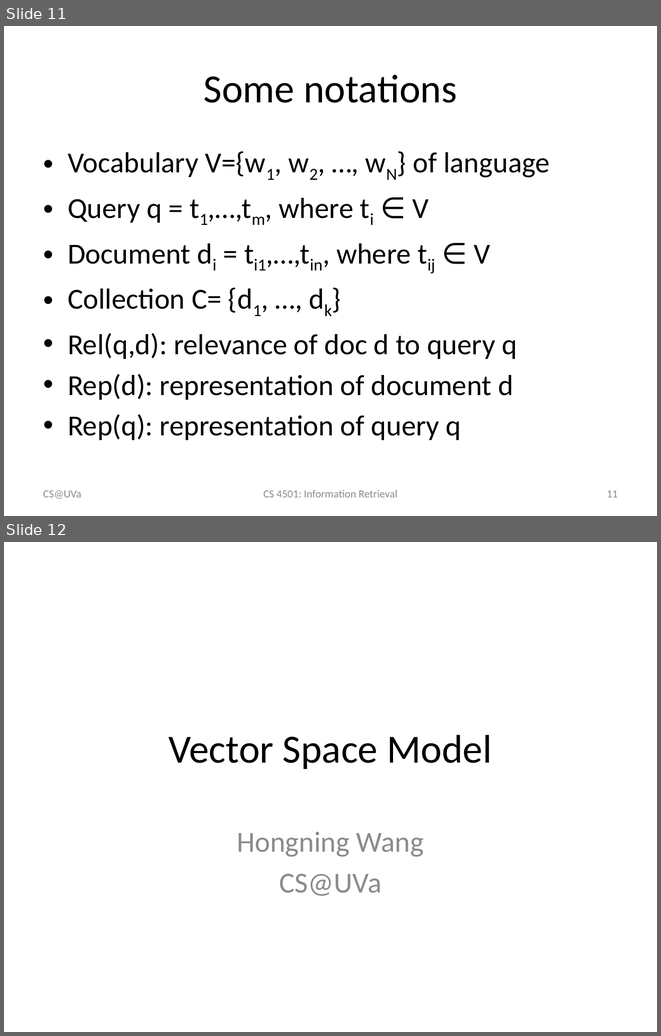
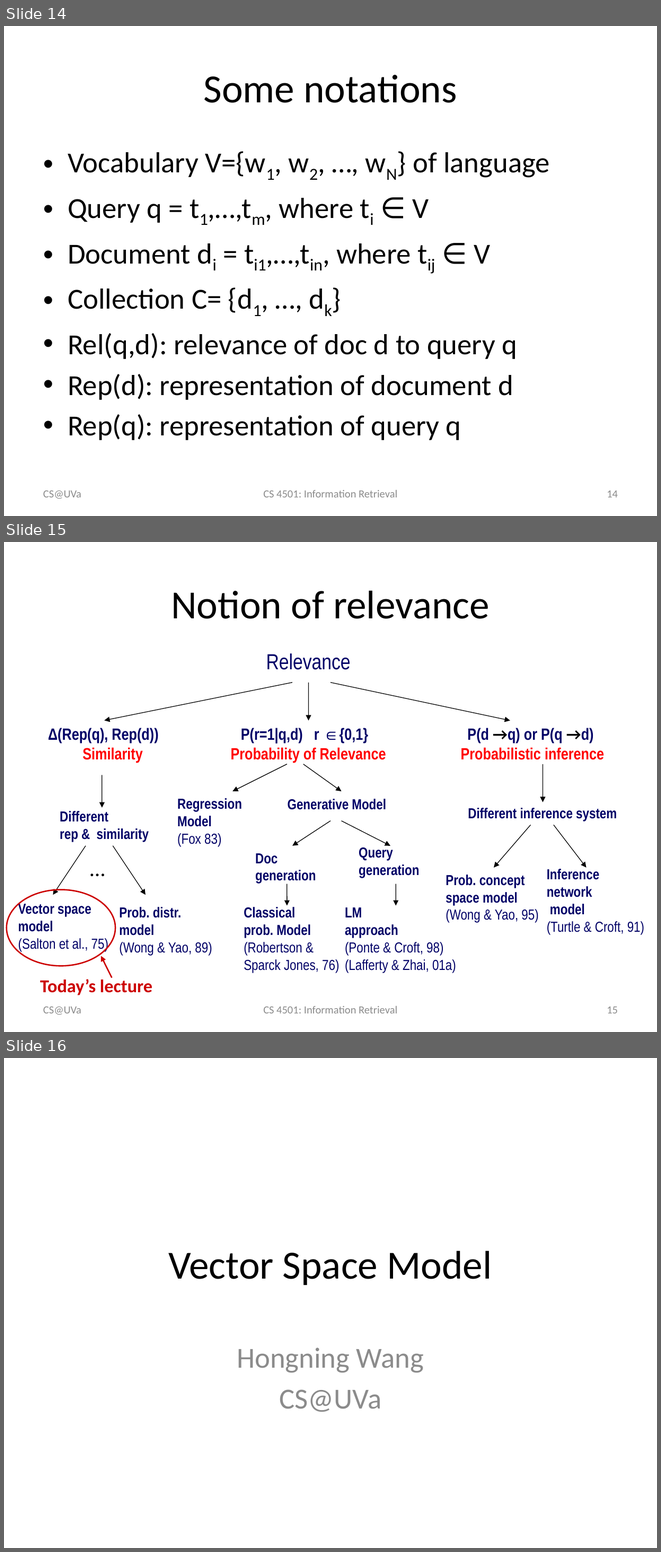
Before and after one commit to wang296/IR2015, a slide deck: docs/Boolean&VS model.pptx. Shown one above the other, each under a label of ours: slides 11 and 12 before the commit, slides 14, 15 and 16 after it. The pictures are 661x1036 and 661x1552 pixels, drawn with LibreOffice and Linux fonts; fonts in the diff are those of the drawing. Boxes give left, top, right and bottom in pixels: in the first picture for what was removed or moved away, otherwise in the second. Text is boxed around its words. In the diff, an @@ line names an element or a change of style, - is before the commit and + after.

```diff
--- a/docs/Boolean&VS model.pptx
+++ b/docs/Boolean&VS model.pptx
@@ slide 15 added at <box>4,542,657,1032</box>, background #FFFFFF @@
@@ title added at <box>171,590,489,619</box>, 44 pt, text #000000 @@
+Notion of relevance
@@ group added at <box>48,653,604,762</box>: 4 texts, 3 arrows @@
+Relevance
+Δ(Rep(q), Rep(d))
+Similarity
+P(r=1|q,d) r ∈{0,1}
+Probability of Relevance
+P(d →q) or P(q →d)
+Probabilistic inference
@@ group added at <box>177,764,386,846</box>: 2 texts, 2 arrows @@
+Generative Model
+Regression
+Model
+(Fox 83)
@@ group added at <box>255,821,419,883</box>: 2 texts, 2 arrows @@
+Doc
+generation
+Query
+generation
@@ group added at <box>445,764,644,934</box>: 3 texts, 3 arrows @@
+Prob. concept
+space model
+(Wong & Yao, 95)
+Different inference system
+Inference
+network
+model
+(Turtle & Croft, 91)
@@ group added at <box>18,775,212,955</box>: 4 texts, 3 arrows @@
+Different
+rep & similarity
+Vector space
+model
+(Salton et al., 75)
+Prob. distr.
+model
+(Wong & Yao, 89)
+…
@@ ellipse added at <box>7,889,116,966</box>, outline #CC0000 1.5 pt @@
@@ arrow added from (286, 883) to (286, 906), #000000 0.75 pt @@
@@ arrow added from (396, 883) to (396, 906), #000000 0.75 pt @@
@@ text added at <box>244,907,339,972</box>, 16 pt, text #000066 @@
+Classical
+prob. Model
+(Robertson &
+Sparck Jones, 76)
@@ text added at <box>345,907,456,972</box>, 16 pt, text #000066 @@
+LM
+approach
+(Ponte & Croft, 98)
+(Lafferty & Zhai, 01a)
@@ arrow added from (112, 978) to (100, 956), #CC0000 1.5 pt @@
@@ text added at <box>40,977,152,995</box>, 20 pt, text #CC0000, bold @@
+Today’s lecture
@@ text added at <box>43,1006,81,1014</box>, 12 pt, text #8C8C8C @@
+CS@UVa
@@ text added at <box>263,1006,397,1013</box>, 12 pt, text #8C8C8C @@
+CS 4501: Information Retrieval
@@ page number added at <box>607,1006,618,1013</box>, 12 pt, text #8C8C8C @@
+15
@@ what was slide 11 is now slide 14 @@
@@ page number at <box>607,490,618,497</box>: text changed @@
-11
+14
@@ what was slide 12 is now slide 16 @@
```
Also in this commit, not shown: 4 slides changed, 3 other slides added, 4 other files.
